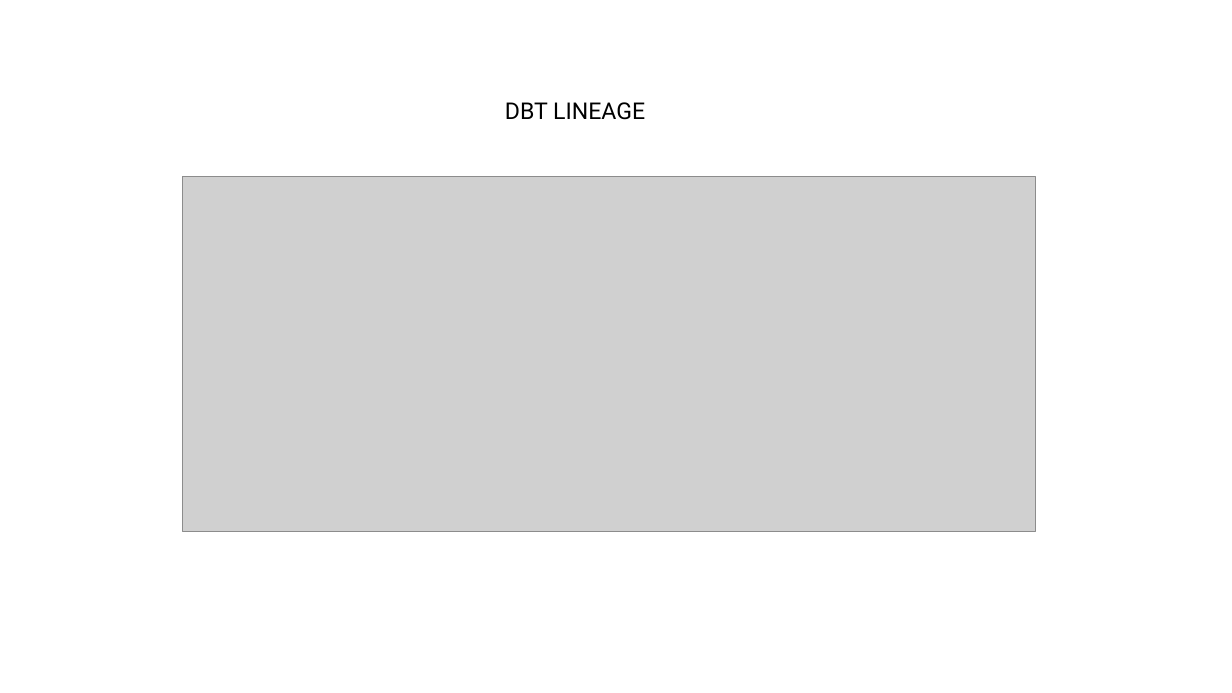
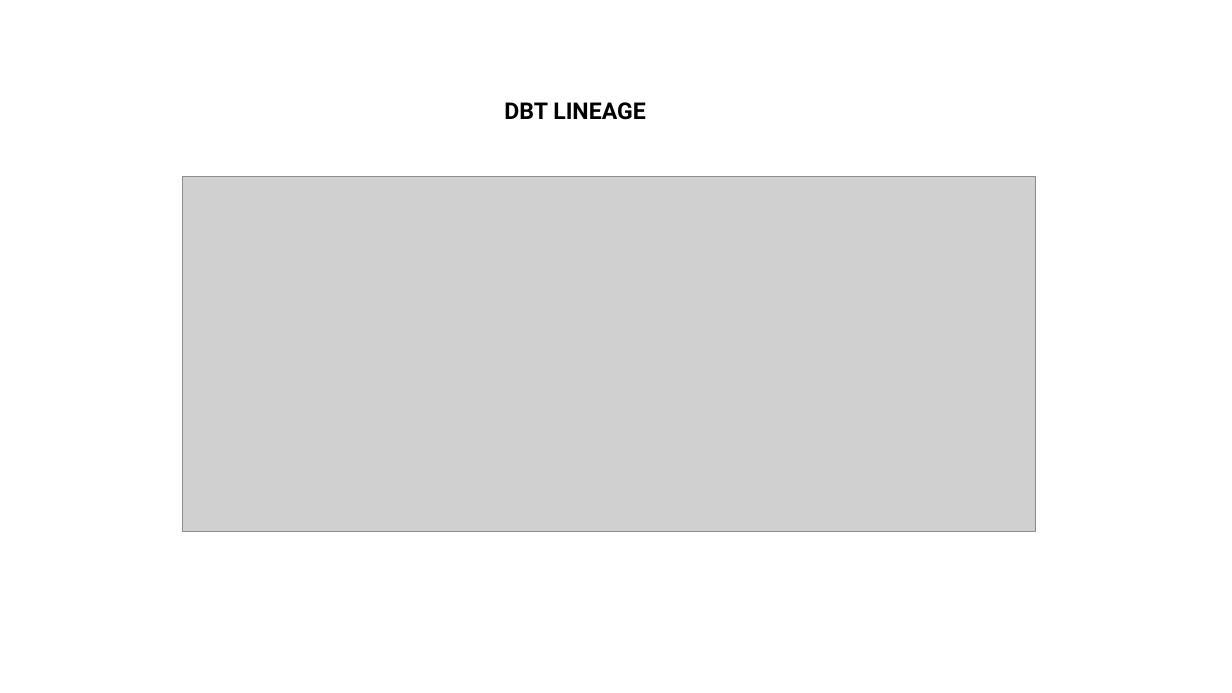
Before and after one commit to CharisisPapacharisis/pokemon_data_project, a slide deck: slide 2 of other_files/architecture/Architecture.pptx. Drawn at 1232x693 pixels with LibreOffice and Linux fonts; fonts in the diff are those of the drawing; grey boxes stand for pictures. Boxes give left, top, right and bottom in pixels: in the first picture for what was removed or moved away, otherwise in the second. Text is boxed around its words. In the diff, an @@ line names an element or a change of style, - is before the commit and + after.

```diff
--- a/other_files/architecture/Architecture.pptx
+++ b/other_files/architecture/Architecture.pptx
@@ text "DBT LINEAGE" at bbox=[504, 102, 646, 120]: bold on @@
```
Also in this commit, not shown: 1 other slide changed, 1 other file.
